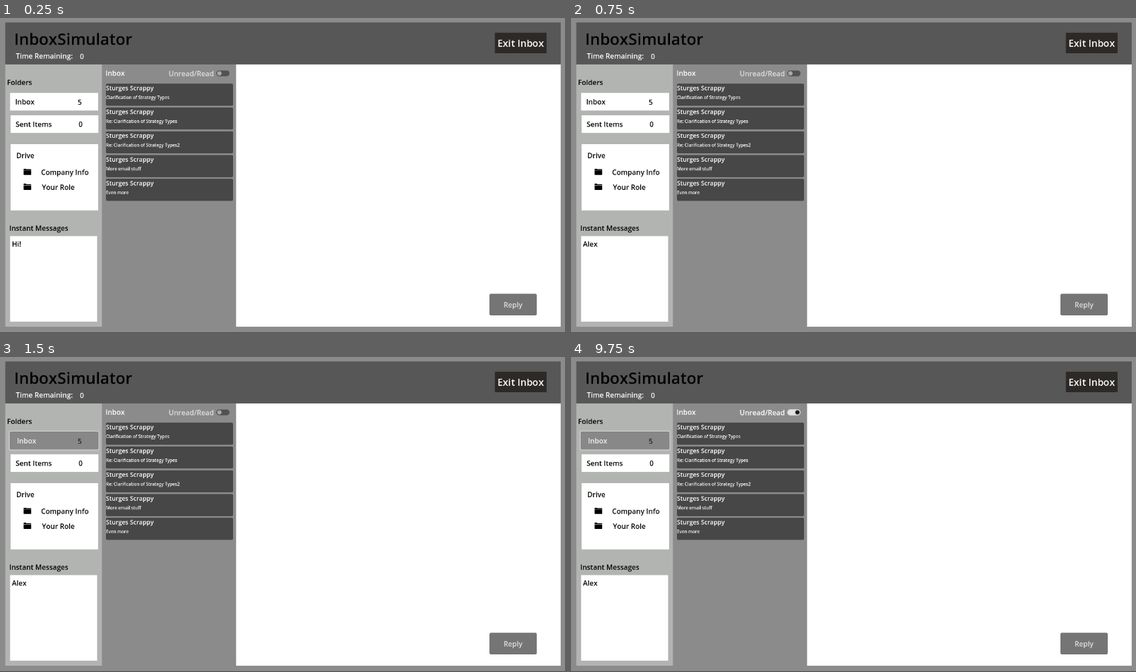
Above: before the commit, frames 1-4 (two rows, left to right).
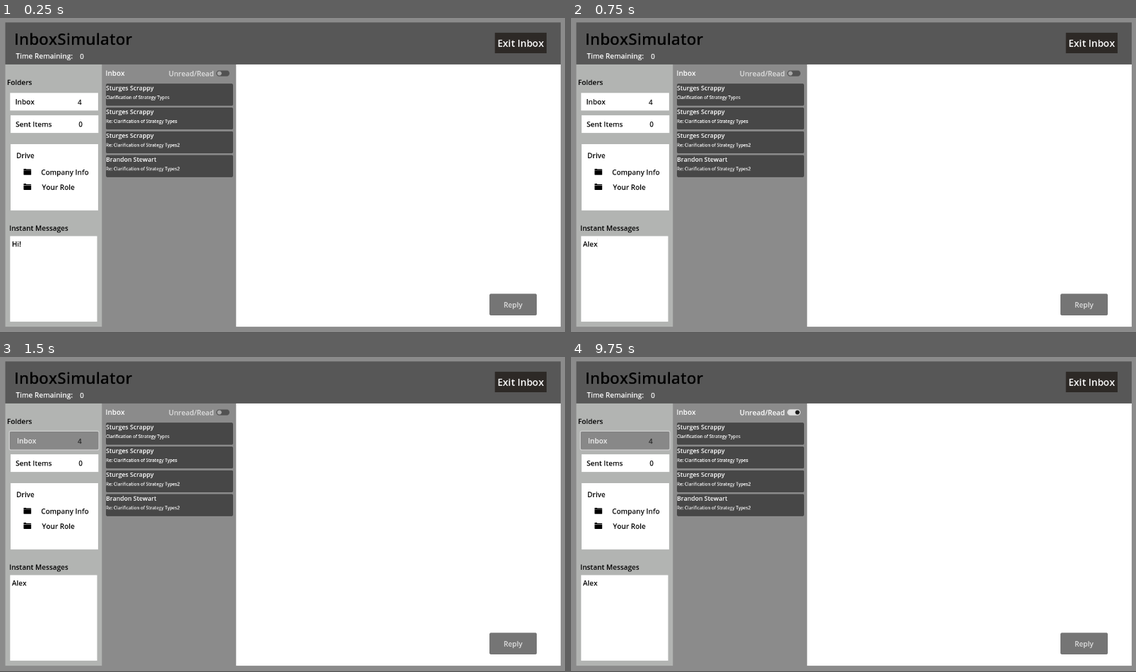
Above: after the commit, the same moments.

Repository: NMurphyGSU/InboxSimulator
Game: Godot game, scene res://inbox.tscn
The game is run twice, just before and just after one commit, with the same random seed, the same clock (stepped at 60 frames per second) and the same inputs. This scene is started directly instead of the project's main scene.
Inputs (mouse positions are in pixels of both pictures, inside the frame that each line leads up to):
- Up to frame 1 (0.25 s): no input
- Up to frame 2 (0.75 s): click (621, 279) at 0.52 s; type "Alex" at 0.6 s
- Up to frame 3 (1.5 s): click "Inbox" at 1.25 s
- Up to frame 4 (9.75 s): click "Sent Items" at 2 s; click "Company Info" at 2.75 s; click "Your Role" at 3.5 s; click "Reply" at 4.25 s; click "Inbox" at 5 s; click "Unread/Read" at 5.75 s; click "Sent Items" at 6.5 s; click "Company Info" at 7.25 s; click "Your Role" at 8 s; click "Reply" at 8.75 s; click "Inbox" at 9.5 s

The runs differ from the first frame. In frame 1, 1.8% of the frame differs, in the area x 13-42%, y 25-59%; in frame 2, 1.8%; in frame 3, 1.8%; in frame 4, 1.8%.

Commit message:
Refactored code a bit, added three new methods: load emails, load questions, and populate questions. Starting work on load emails now.

Diff:
--- a/inbox-simulator/InboxScene.gd
+++ b/inbox-simulator/InboxScene.gd
@@ -13,16 +13,19 @@
 
 #-----Sample data for functionality------------------------------
 var dialogue_path = "res://sample-data/dialog-tree.json" #dialogue tree JSON file
-var trees
-var branches
+var trees: Array = []
+var branches: Array = []
 var from = null
 var to = null
+var current_node_id
+var correct
+var check = ""
 
 var questions_path = "res://sample-data/questions.json" #questions JSON file
 var emails: Array = []
 var email
 var current_email = null
-var scenario_id
+var scenario_id = 1 #do we want this assigned?
 var questions
 var id
 var sender_id
@@ -45,7 +48,6 @@
 var color #This should be a circle in this color next to the sender's name- save as an array and then select the color from there
 var sender_lookup = {}
 var sid
-
 #---------------------------------------------------------------------------------------------------
 
 func _ready():
@@ -125,17 +127,17 @@
 	var send = senders_file.get_as_text()
 	var senders_object = JSON.new()
 	senders_object.parse(send)
-	print(typeof(senders_object.data))
-	print(senders_object.data)
+	#print(typeof(senders_object.data))
+	#print(senders_object.data)
 
 	for sender in senders_object.data["senders"]:
 		sender_lookup[int(sender["id"])] = sender["name"] #key value pairs
 
-	print("sender_lookup populated with:", sender_lookup) #this is correct
+	#print("sender_lookup populated with:", sender_lookup) #this is correct
 
 	populate_unread_emails()
 	update_email_counters() #this works yay!
-#---------------------------------------------------------------------------------------------------
+	#---------------------------------------------------------------------------------------------------
 
 func _process(_delta: float) -> void:
 	pass
@@ -159,8 +161,7 @@
 		label.append_text("[i][color=gray]No company info available.[/color][/i]")
 
 func get_sender_name(sender_id: int) -> String:
-	#var email
-	print("get_sender_name method accessed")
+
 	if sender_id == null:
 		print("sender_id null")
 	else:
@@ -168,22 +169,17 @@
 
 	return sender_lookup.get(sender_id, "Unknown Sender")
 
-func populate_unread_emails(): #
+func populate_unread_emails(): # will handle formatting mostly
 
 	for email in emails: #for each email that is inside of the emails array (runs for each email)
-		#var email_container = VBoxContainer.new()
+		var sid = email["sender_id"] #assigns the sender id of that email to sid
+		var subject = email["subject"] #assigns the subject of the email to the subject variable
 		if email == null: #if that email is null then
 			print("email is null") #tell me that email is null
 			continue
 		if !email.has("sender_id") or !email.has("subject"): #if that same email does not have a sender id or it does not have a subject
 			print("email missing required fields:", email) #tell me the missing pieces
 			continue
-
-		var sid = email["sender_id"] #assigns the sender id of that email to sid
-		var subject = email["subject"] #assigns the subject of the email to the subject variable
-
-		var email_container = VBoxContainer.new()
-
 
 		#-----This part allows me to fiddle with the formatting but as of now it breaks the read/unread portion. Leaving for now----------------------------
 		#var sender_margin = MarginContainer.new()
@@ -205,6 +201,7 @@
 		#email_container.add_child(subject_margin)
 		#--------------------------------------------------------------------------------------------------------------------------------------------------
 
+		var email_container = VBoxContainer.new()
 		var sender_label = Label.new() #Create a label for the vbox for the Sender
 		sender_label.text = get_sender_name(sid) #populate it ***I think this line is the issue?***
 		sender_label.add_theme_font_size_override("font_size", 14) #formatting
@@ -223,6 +220,54 @@
 		panel.add_child(email_container)
 		panel.mouse_filter = Control.MOUSE_FILTER_STOP
 		$Unread_Messages/Unread_Vbox.add_child(panel)
+
+func load_emails(): #will use to work though the dialogue tree and then send to populate
+
+	#current_email = emails[index]
+	#if scenario_id == 1: #allows for more scenarios in the future, currently shows scenario 1 (set 1 as default)
+	#	for branch in branches:
+	#		if branch ["from"] == current_node_id:
+				#initialize the string variable here
+				#if check
+				#if correct: #T/F
+					#current_node_id = branch["to"]
+						#move to next branch
+		#-----Dialogue tree for email flow---------------------------------------------------------
+		#for email in emails   gives all of the email options
+
+
+
+		#get branches
+		#what is from          check criteria for correctness for navigation to next to
+		#if criteria correct
+		#to
+		#else to
+		#increment scenario_id  Is this correct? Do we want to increment here or later? Not enough JSON info
+
+		#else if                allows more questions in scenario 1
+		#what is from           check criteria for correctness for navigation to next to
+		#get branches
+		#if criteria correct
+		#to
+		#else to
+		#show to
+		#increment scenario id
+
+
+
+
+
+
+
+
+
+		populate_unread_emails()
+
+func populate_questions(): #populate the questions into the form
+	pass
+
+func load_questions(): #will load the questions per the dialogue tree
+	pass
 
 func _on_email_selected(email): #when an email is selected
 	#pass
@@ -294,8 +339,8 @@
 		else:
 			inbox_count += 1
 #-----------------------------
-	for email in emails:
-		print(email["subject"], " answered? ", email.get("answered", false))
+	#for email in emails:
+		#print(email["subject"], " answered? ", email.get("answered", false))
 
 	$Side_Panel/Inbox_Number.text = str(inbox_count)
 	$Side_Panel/Sent_Items_Number.text = str(sent_count)
@@ -408,7 +453,7 @@
 		#panel.mouse_filter = Control.MOUSE_FILTER_IGNORE
 
 		$Sent_Items/Sent_Vbox.add_child(panel)
-		print("Marking answered:", current_email["subject"])
+		#print("Marking answered:", current_email["subject"])
 
 		update_email_counters()
 
--- a/inbox-simulator/sample-data/questions.json
+++ b/inbox-simulator/sample-data/questions.json
@@ -90,11 +90,11 @@
                 }
             ]
         },
-	{
-            "id": 4,
-            "sender_id": 1,
-            "subject": "More email stuff",
-            "question": "Good job identifying Business Strategy.\n\n I know it seems simple, but without good organization Strategic Management can become very complicated very quickly. I let the other leaders know that you are ready for their questions, but first I have a quick follow-up for you.\n\n S …(253 unchanged characters)…
+	     {
+            "id": 3,
+            "sender_id": 2,
+            "subject": "Re: Clarification of Strategy Types2",
+            "question": "That's no quite right, I was expecting you to choose Business Strategy.\n\n I know it seems simple, but without good organization Strategic Management can become very complicated very quickly. Let's see if we can get on the same page. I have a quick follow-up for you.\n\n S …(253 unchanged characters)…
             "randomize_answers": false,
             "answers": [
                 {
@@ -102,7 +102,11 @@
                     "criteria": "q2_correct=0"
                 },
                 {
-                    "text": "Business Strategy again",
+                    "text": "Operational Strategy",
+                    "criteria": "q2_correct=0"
+                },
+                {
+                    "text": "Product Strategy",
                     "criteria": "q2_correct=0"
                 },
                 {
@@ -110,40 +114,7 @@
                     "criteria": "q2_correct=1"
                 },
                 {
-                    "text": "Functional Strategy",
-                    "criteria": "q2_correct=0"
-                },
-                {
-                    "text": "Product Strategy",
-                    "criteria": "q2_correct=0"
-                }
-            ]
-        },
-{
-            "id": 2,
-            "sender_id": 1,
-            "subject": "Even more",
-            "question": "Good job identifying Business Strategy.\n\n I know it seems simple, but without good organization Strategic Management can become very complicated very quickly. I let the other leaders know that you are ready for their questions, but first I have a quick follow-up for you.\n\n Still on the topic of 'types' of Strategy. When you are considering the company's overall direction, general attitude toward growth, and the management of its entire portfolio of businesses and product lines, what 'type' of strategy are we considering?",
-            "randomize_answers": false,
-            "answers": [
-                {
-                    "text": "Operational Strategy",
-                    "criteria": "q2_correct=0"
-                },
-                {
-                    "text": "Business Strategy again",
-                    "criteria": "q2_correct=0"
-                },
-                {
-                    "text": "Corporate Strategy",
-                    "criteria": "q2_correct=1"
-                },
-                {
-                    "text": "Functional Strategy",
-                    "criteria": "q2_correct=0"
-                },
-                {
-                    "text": "Product Strategy",
+                    "text": "Business Strategy",
                     "criteria": "q2_correct=0"
                 }
             ]
--- a/inbox-simulator/sample-data/senders.json
+++ b/inbox-simulator/sample-data/senders.json
@@ -5,6 +5,13 @@
             "name": "Sturges Scrappy",
             "title": "VP of Strategy",
             "color": "rgb(251,246,181)"
+        },
+	{
+            "id": 2,
+            "name": "Brandon Stewart",
+            "title": "P of Strategy",
+            "color": "rgb(251,246,181)"
         }
+
     ]
 }
